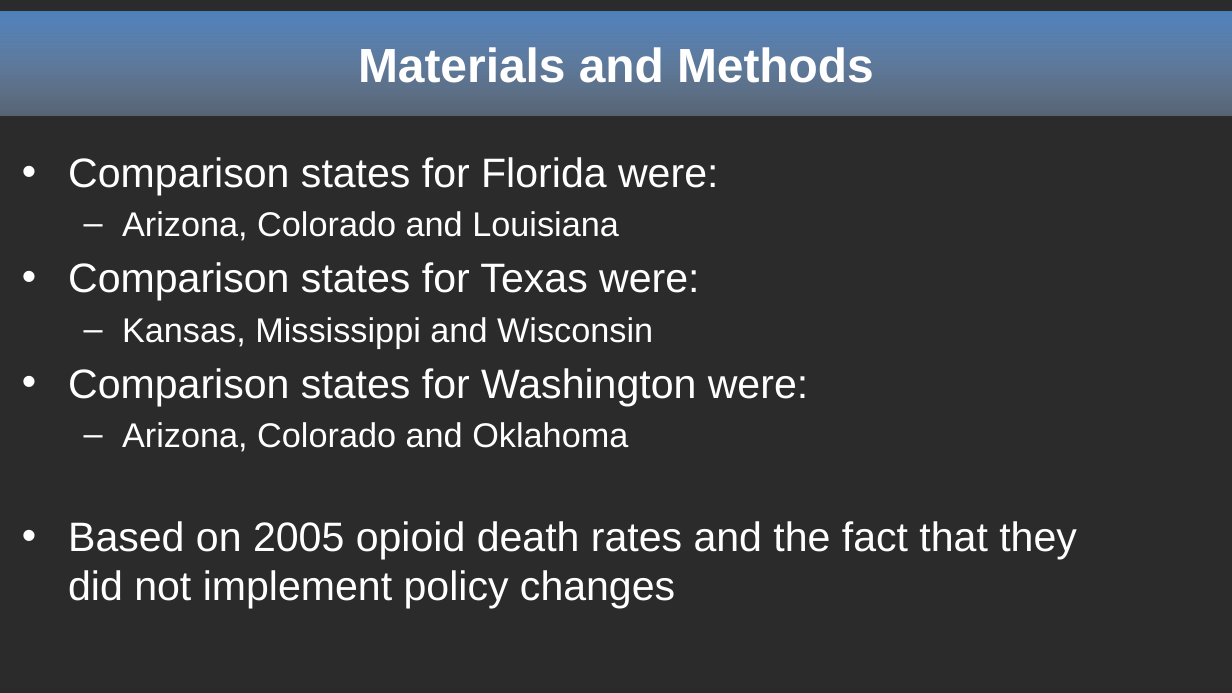
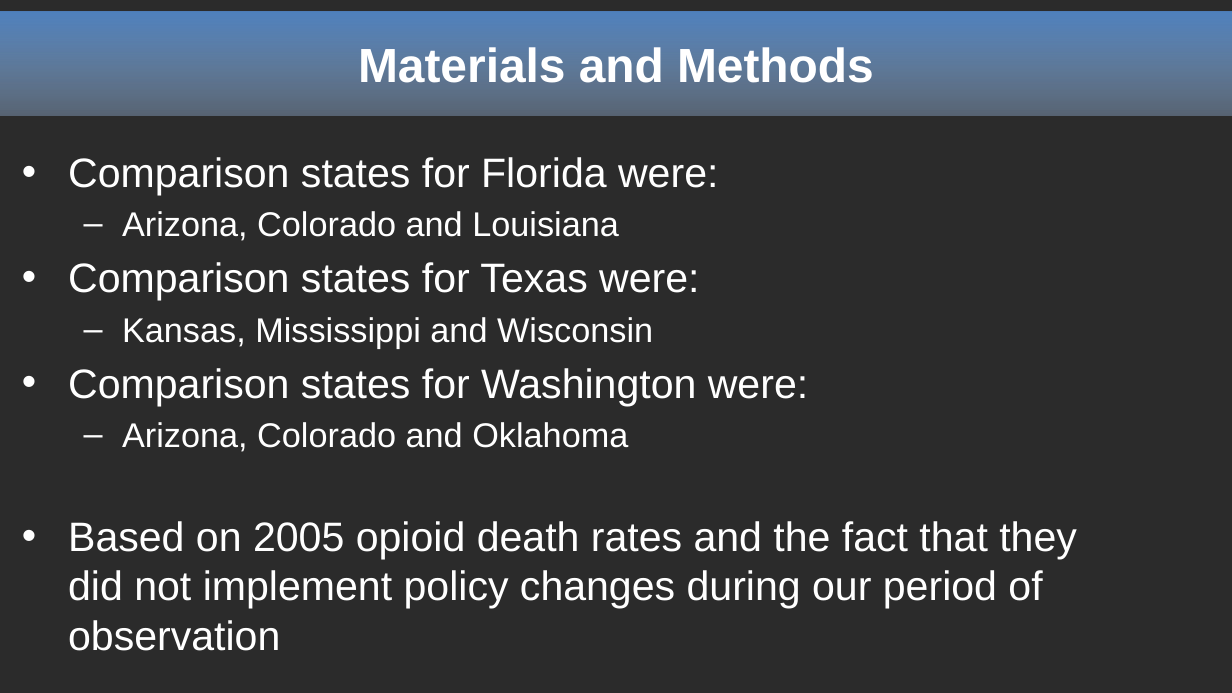
Before and after one commit to egmavis/pds2021-opioids-team-8-1, a slide deck: slide 6 of 40_docs/Presentation Team 8 Opioids.pptx. Drawn at 1232x693 pixels with LibreOffice and Linux fonts; fonts in the diff are those of the drawing; background and template pictures are left out; a plain dark background stands for a picture behind light text. Boxes give left, top, right and bottom in pixels: in the first picture for what was removed or moved away, otherwise in the second. Text is boxed around its words. In the diff, an @@ line names an element or a change of style, - is before the commit and + after.

Commit message:
Power point
Power point as used for presentation recording. Thanks for a great collaboration!

```diff
--- a/40_docs/Presentation Team 8 Opioids.pptx
+++ b/40_docs/Presentation Team 8 Opioids.pptx
@@ text at <box>68,521,1077,651</box>: text changed @@
-• Based on 2005 opioid death rates and the fact that they did not implement policy changes
+• Based on 2005 opioid death rates and the fact that they did not implement policy changes during our period of observation
```
